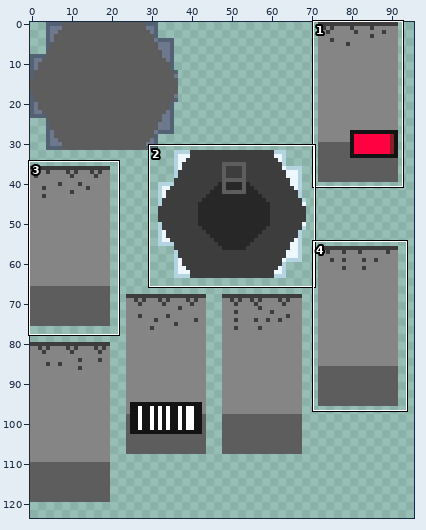
Sprite sheet, stored at Assets/Models/FBX/can.png. Above, an overview of the earlier version with the close-up marked.
Close-up. As it was:
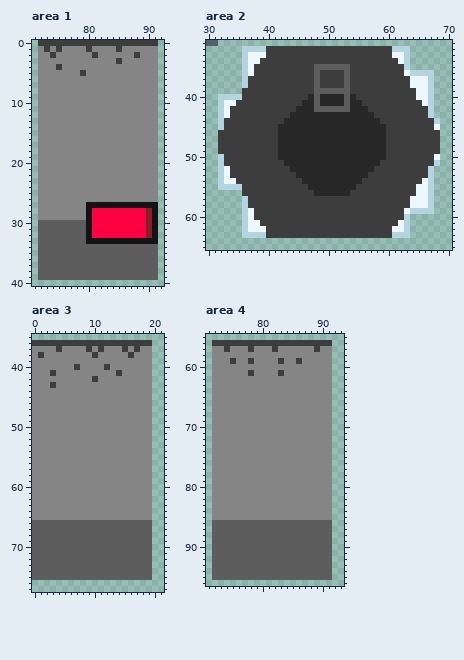
The file is 128x128 pixels. Shown: area 1: x 71..92, y 0..40; area 2: x 30..70, y 31..65; area 3: x 0..21, y 35..77; area 4: x 71..93, y 55..96. The wide view leaves out empty margins. The commit also changed other parts of the picture, which this record leaves out.
The result:
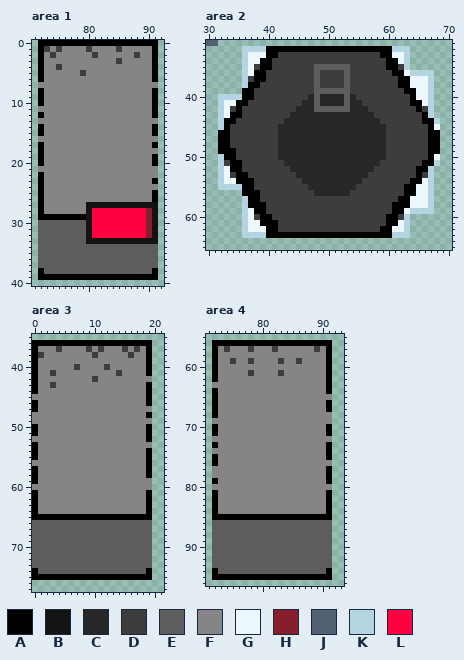
Palette (. is transparent): A #000000  B #131313  C #272727  D #3d3d3d  E #5d5d5d  F #858585  G #ecf8fd  H #891e2b  J #536174  K #b4d4e1  L #ff0040
From old to new:
Changed rows in their new state; - is an unchanged pixel.
Area 1:
first column x 72:
 0 AAAAAAAAAAAAAAAAAAAA
 1 A------------------A
 2 A------------------A
 3 A------------------A
 4 A------------------A
 5 A------------------A
 6 A------------------A
 8 A------------------A
 9 A------------------A
10 A------------------A
11 -------------------A
12 A------------------A
14 A------------------A
15 A------------------A
17 A------------------A
18 A-------------------
19 A------------------A
20 A------------------A
22 A-------------------
23 A------------------A
24 A-------------------
25 A------------------A
26 A------------------A
27 A-------------------
28 A-------------------
29 AAAAAAAA------------
first column x 72:
38 A------------------A
39 AAAAAAAAAAAAAAAAAAAA
Area 2:
first column x 32:
32 --------AAAAAAAAAAAAAAAAAAAAA--------
33 --------AA-----------------AA--------
34 -------AA-------------------AA-------
35 -------AA-------------------AA-------
36 ------AA---------------------AA------
37 ------AA----------------------AA-----
38 -----AA-----------------------AA-----
39 ----AA-------------------------AA----
40 ----AA--------------------------A----
41 ---AA---------------------------AA---
42 ---A-----------------------------A---
43 --AA------------------------------A--
44 -AA-------------------------------AA-
45 -A---------------------------------A-
46 AA---------------------------------AA
47 AA---------------------------------AA
48 AA---------------------------------AA
49 AAA--------------------------------AA
50 -AA--------------------------------A-
51 --AA------------------------------AA-
52 --AA-----------------------------AA--
53 ---AA----------------------------A---
54 ---AAA--------------------------AA---
55 ----AA-------------------------AA----
56 ----AAA------------------------AA----
57 -----AA-----------------------AA-----
58 -----AAA---------------------AAA-----
59 ------AA---------------------AA------
60 -------AA-------------------AA-------
61 -------AAA------------------AA-------
62 --------AA-----------------AA--------
63 --------AAAAAAAAAAAAAAAAAAAAA--------
Area 3:
first column x 0:
36 AAAAAAAAAAAAAAAAAAAA
37 A------------------A
38 A------------------A
39 A------------------A
40 A------------------A
41 A------------------A
42 A-------------------
43 A------------------A
44 A------------------A
45 -------------------A
46 A------------------A
47 A-------------------
48 -------------------A
50 A------------------A
51 A------------------A
52 -------------------A
53 A-------------------
54 A------------------A
55 A------------------A
56 -------------------A
57 A------------------A
58 A------------------A
59 A-------------------
61 A------------------A
62 A------------------A
63 A------------------A
64 A------------------A
65 AAAAAAAAAAAAAAAAAAAA
first column x 0:
74 A------------------A
75 AAAAAAAAAAAAAAAAAAAA
Area 4:
first column x 72:
56 AAAAAAAAAAAAAAAAAAAA
57 A------------------A
58 A------------------A
59 A------------------A
60 A------------------A
61 A------------------A
62 A------------------A
63 -------------------A
64 A------------------A
65 A-------------------
66 A------------------A
67 A------------------A
68 A-------------------
70 A------------------A
71 A------------------A
73 A------------------A
74 -------------------A
75 A------------------A
76 A-------------------
77 -------------------A
78 -------------------A
79 A------------------A
81 A------------------A
82 A------------------A
83 A------------------A
84 A------------------A
85 AAAAAAAAAAAAAAAAAAAA
first column x 72:
94 A------------------A
95 AAAAAAAAAAAAAAAAAAAA
